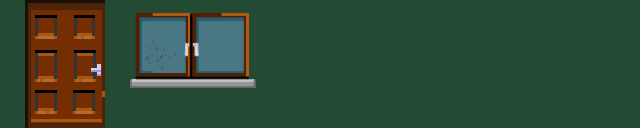
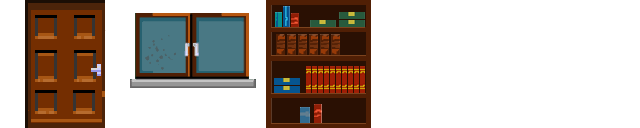
Before/after of a 640 x 128 layered artwork. What changed in the layer stack:
renamed "Backfrau.png" to "books", showed it, moved it above "door", painted on it over [0, 0, 640, 128]
hid "Background" over [0, 0, 640, 128]
